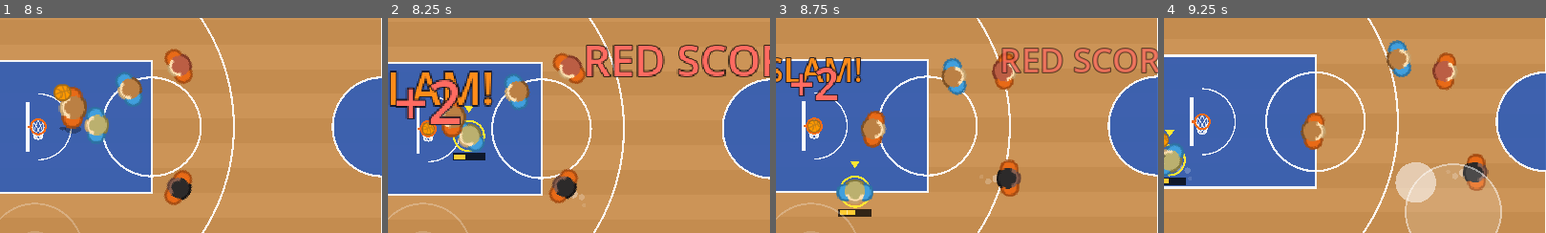
Above: before the commit, frames 1-4 (left to right).
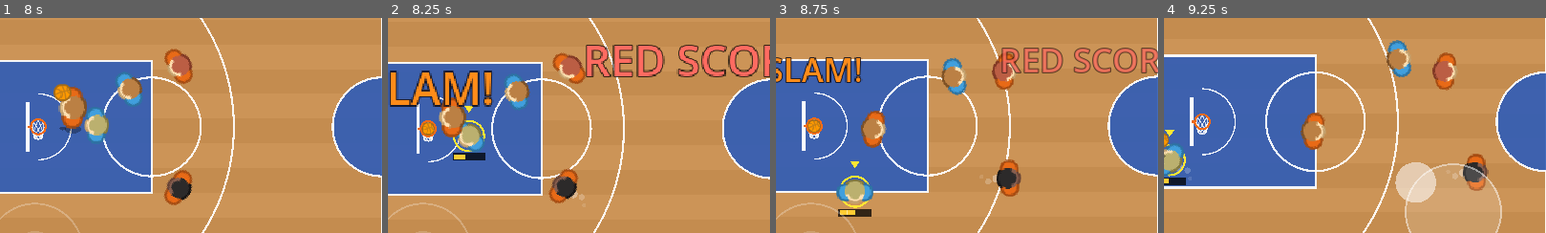
Above: after the commit, the same moments.

Repository: Kirmalo/road-trip-hoops
Game: Godot game, scene res://main.tscn
Same seed, same stepped clock (60 frames per second), same inputs: the game is played once before the commit and once after it.
Inputs (mouse positions are % of the whole screen's width and height, from its top left):
- Up to frame 1 (8 s): tap Enter at 0.5 s; move the mouse to (72, 45) at 0.52 s; hold D 0.53-1.25 s; tap J at 0.6, 5.1 s; click (72, 45) at 0.67 s; tap Space at 0.77, 3.77, 6.77 s; drag from (30, 55) to (45, 70) at 1.27 s; move the mouse to (60, 28) at 2.02 s; hold D 2.03-2.75 s; hold Shift 2.03-2.75 s; drag from (45, 70) to (20, 35) at 2.77 s; move the mouse to (80, 65) at 3.52 s; hold A 3.53-4.25 s; tap K at 3.6 s; drag from (20, 35) to (35, 25) at 4.27 s; move the mouse to (55, 50) at 5.02 s; hold S 5.03-5.75 s; click (55, 50) at 5.17 s; drag from (35, 25) to (30, 55) at 5.77 s; move the mouse to (72, 45) at 6.52 s; hold W 6.53-7.25 s; hold Shift 6.53-7.25 s; drag from (30, 55) to (45, 70) at 7.27 s
- Up to frame 2 (8.25 s): move the mouse to (60, 28) at 8.02 s; hold S from 8.03 s (still down); tap K at 8.1 s
- Up to frame 3 (8.75 s): keep holding S
- Up to frame 4 (9.25 s): release S at 8.75 s; drag from (45, 70) to (20, 35) at 8.77 s
The pictures show only the part of the screen within x 7-57%, y 25-75%; the shares and areas given below are measured in that part.

Frame 1 is identical in both runs. In frame 2, 1.6% of the frame differs, in the area x 2-19%, y 28-50%; in frame 3, 0.9%; in frame 4, nothing differs.

Commit message:
P1-07: on fire, no +2 popup on dunks, blocked rim attempts never count as makes
One player catches fire after 3 makes in a row (dunks and layups count), for both
teams. It ends on that player's miss (blocked shots included) or when the other team
scores. While on fire: wider green zone on the human shot meter, x1.15 make odds for
CPU jumpers and all rim shots, no stamina drain, flaming ball trail while the player
holds or shoots, and a flame ring around the player. ON FIRE! popup and fire sound.

A blocked dunk/layup is now swatted while still held (no release_shot), and a jump
shot blocked in the air takes its rolled make back off the stats, so makes equals
baskets scored. Stats: fire_starts_t0/t1, fire_shots, fire_makes, fire_ends,
fire_turbo_frames.

Co-Authored-By: Claude Opus 5.5 <noreply@anthropic.com>
Claude-Session: https://claude.ai/code/session_01K8WPuYbTD1xrCASynmgFd3

Diff:
--- a/scripts/main.gd
+++ b/scripts/main.gd
@@ -34,6 +34,11 @@
 const MSG_FONT_SIZE := 56            # center message font size
 const MSG_POP_TIME := 0.15           # center message scale-in time in seconds
 const MSG_POP_SCALE := 1.35          # center message start scale
+
+# on fire (P1-07)
+const FIRE_STREAK := 3               # makes in a row by one player (dunks and layups count) to catch fire
+const FIRE_COLOR := Color(1.0, 0.45, 0.1)   # "ON FIRE!" popup and the ball trail
+const FIRE_POPUP_SIZE := 52
 
 var hoops := [Vector2(5.25 * FT, COURT_H / 2), Vector2(COURT_W - 5.25 * FT, COURT_H / 2)]
 
@@ -61,6 +66,7 @@
 var chasers := []
 var key_a_down := false
 var stats := {}
+var _trail_on := false              # fire trail currently shown behind the ball
 
 func stat(k: String) -> void:
 	stats[k] = stats.get(k, 0) + 1
@@ -286,9 +292,28 @@
 	stat("shots")
 	stat("shot_d%d" % int(p.position.distance_to(hoop) / FT / 5) )
 	if made: stat("makes")
+	if p.on_fire:
+		stat("fire_shots")
+		if made: stat("fire_makes")
 	ball.shoot(p, hoop, made, pts)
 
+# a dunk or layup blocked at take-off: counts as a missed shot, the ball is swatted out of the shooter's hands
+func rim_shot_blocked(p, defender) -> void:
+	shot_clock_running = false
+	stat("shots")
+	if p.on_fire:
+		stat("fire_shots")
+	block_shot(defender)
+	on_shot_missed(p)
+
 func block_shot(defender) -> void:
+	if ball.state == ball.SHOT:
+		# a jump shot swatted in the air: it was rolled at release, so take a rolled make back off the books
+		if ball.shot_made:
+			stats["makes"] = stats.get("makes", 1) - 1
+			if ball.shooter != null and ball.shooter.on_fire:
+				stats["fire_makes"] = stats.get("fire_makes", 1) - 1
+		on_shot_missed(ball.shooter)
 	var away: Vector2 = (ball.position - defender.position).normalized()
 	ball.make_loose(ball.position, away * rng.randf_range(200.0, 300.0), ball.z, 80.0)
 	show_message("BLOCKED!")
@@ -301,13 +326,50 @@
 	show_message("%s %s!" % [TEAM_NAMES[shooter.team], "THREE" if pts == 3 else "SCORES"], SCORE_MSG_TIME,
 			TEAM_COLORS[shooter.team])
 	var hoop := attack_hoop(shooter.team)
-	fx.popup("+%d" % pts, hoop + Vector2(0, -SCORE_POPUP_RISE), TEAM_COLORS[shooter.team], SCORE_POPUP_SIZE)
+	if ball.shot_kind != "dunk":   # a dunk already shows "SLAM!"
+		fx.popup("+%d" % pts, hoop + Vector2(0, -SCORE_POPUP_RISE), TEAM_COLORS[shooter.team], SCORE_POPUP_SIZE)
 	audio.play("crowd")
+	_update_fire_on_make(shooter)
 	possession = 1 - shooter.team
 	_dead_ball(1 - shooter.team, 1.0)
 
-func on_shot_missed(_shooter) -> void:
-	pass
+func on_shot_missed(shooter) -> void:
+	if shooter == null:
+		return
+	shooter.make_streak = 0
+	if shooter.on_fire:
+		_end_fire(shooter)
+
+# ---------------- on fire ----------------
+
+func _update_fire_on_make(shooter) -> void:
+	# the other team scored: their hot hand cools off
+	for o in teams[1 - shooter.team]:
+		if o.on_fire:
+			_end_fire(o)
+	shooter.make_streak += 1
+	if shooter.make_streak >= FIRE_STREAK and not shooter.on_fire:
+		shooter.on_fire = true
+		stat("fire_starts_t%d" % shooter.team)
+		fx.popup("ON FIRE!", shooter.position + Vector2(0, -5.0 * FT), FIRE_COLOR, FIRE_POPUP_SIZE)
+		audio.play("fire")
+
+func _end_fire(p) -> void:
+	p.on_fire = false
+	p.make_streak = 0
+	stat("fire_ends")
+
+# flaming trail while an on-fire player holds or shoots the ball
+func _update_fire_trail() -> void:
+	var p = null
+	if ball.state == ball.HELD:
+		p = ball.holder
+	elif ball.state == ball.SHOT:
+		p = ball.shooter
+	var want: bool = p != null and p.on_fire
+	if want != _trail_on:
+		_trail_on = want
+		fx.set_trail(want, FIRE_COLOR)
 
 func do_pass(from_p, to_p) -> void:
 	if not from_p.has_ball() or to_p == from_p:
@@ -504,6 +566,7 @@
 		p.update(delta, is_human(p), input)
 	_separate_players()
 	ball.update(delta)
+	_update_fire_trail()
 
 	camera.position = ball.position
 	_update_hud()
--- a/scripts/player.gd
+++ b/scripts/player.gd
@@ -72,6 +72,18 @@
 var rim_quality := 1.0
 var rim_blocker = null            # defender who will block this one (decided at take-off)
 var cpu_rim_rolled := false       # CPU already decided layup-or-keep-going on this drive
+
+# ---- on fire (tuning; streak rules live in main.gd) ----
+const FIRE_GREEN_LO := 0.70       # human shot meter: green ("perfect") zone while on fire (normal 0.78..0.95)
+const FIRE_GREEN_HI := 1.0
+const GREEN_LO := 0.78            # normal green zone
+const GREEN_HI := 0.95
+const FIRE_SHOT_BONUS := 1.15     # make-odds multiplier for CPU jumpers and everyone's dunks/layups while on fire
+const FIRE_RING_COLOR := Color(1.0, 0.45, 0.1)
+
+var make_streak := 0              # makes in a row by this player
+var on_fire := false
+var fire_anim := 0.0
 
 # Offensive spots, in feet: (distance out from the baseline side of the hoop, sideways offset)
 const SPOTS := [
@@ -147,6 +159,8 @@
 	if look.length() > 1.0:
 		facing = lerp_angle(facing, look.angle(), min(1.0, 10.0 * delta))
 	sprite.rotation = facing
+	if on_fire:
+		fire_anim += delta
 	queue_redraw()
 
 # ---------------- turbo ----------------
@@ -174,7 +188,10 @@
 	turbo = want and not turbo_locked and not shooting
 	if turbo:
 		since_turbo = 0.0
-		stamina = maxf(0.0, stamina - STAMINA_DRAIN * delta)
+		if on_fire:
+			game.stat("fire_turbo_frames")   # on fire: stamina doesn't drain
+		else:
+			stamina = maxf(0.0, stamina - STAMINA_DRAIN * delta)
 		refill_wait = REFILL_DELAY
 		game.stat("turbo_frames_t%d" % team)
 		if stamina <= 0.0:
@@ -222,7 +239,7 @@
 	var quality := 1.0
 	if game.is_human(self):
 		var c := shot_charge
-		if c >= 0.78 and c <= 0.95:
+		if c >= green_lo() and c <= green_hi():
 			quality = 1.3
 			game.show_message("PERFECT RELEASE", 0.8)
 		elif c >= 0.6 and c <= 1.05:
@@ -231,12 +248,20 @@
 			quality = 0.6
 	else:
 		quality = game.rng.randf_range(0.85, 1.1)
+		if on_fire:
+			quality *= FIRE_SHOT_BONUS
 	# shaky jumper right after sprinting (not at the rim)
 	var hoop: Vector2 = game.attack_hoop(team)
 	if since_turbo <= TURBO_SHOT_WINDOW and position.distance_to(hoop) > TURBO_SHOT_EXEMPT_FT * game.FT:
 		quality *= TURBO_SHOT_PENALTY
 		game.stat("turbo_jumpers")
 	game.release_shot(self, quality)
+
+func green_lo() -> float:
+	return FIRE_GREEN_LO if on_fire else GREEN_LO
+
+func green_hi() -> float:
+	return FIRE_GREEN_HI if on_fire else GREEN_HI
 
 # ---------------- dunks and layups ----------------
 
@@ -298,21 +323,20 @@
 	var ball = game.ball
 	ball.next_shot_kind = rim_kind
 	if rim_blocker != null:
-		# blocked at the rim: the shot goes up (counts as a shot) and gets swatted
-		game.release_shot(self, 0.0)
-		if ball.state == ball.SHOT:
-			ball.shot_made = false
-			game.block_shot(rim_blocker)
-			game.stat("rim_blocks")
-			if game.fx:
-				game.fx.shake(4.0, 0.2)
+		# blocked at the rim: swatted out of the hands (counts as a missed shot, never as a make)
+		ball.next_shot_kind = ""
+		game.rim_shot_blocked(self, rim_blocker)
+		game.stat("rim_blocks")
+		if game.fx:
+			game.fx.shake(4.0, 0.2)
 		return
 	# aim the open make chance at DUNK_OPEN_PCT / LAYUP_OPEN_PCT; shot_probability() then applies its own
 	# openness penalty (about x0.55 with a defender on you)
 	var d_ft: float = position.distance_to(game.attack_hoop(team)) / game.FT
 	var base := 0.66 if d_ft < 5.0 else maxf(0.02, 0.52 - (d_ft - 5.0) * 0.0075)  # mirrors main.shot_probability
 	var target := DUNK_OPEN_PCT if rim_kind == "dunk" else LAYUP_OPEN_PCT
-	game.release_shot(self, target / base * rim_quality)
+	var fire_mult := FIRE_SHOT_BONUS if on_fire else 1.0
+	game.release_shot(self, target / base * rim_quality * fire_mult)
 	if ball.state == ball.SHOT:
 		ball.blocked_checked = true  # the take-off contest replaces the CPU jump-shot contest
 
@@ -493,6 +517,8 @@
 		draw_set_transform(Vector2(0, 4), 0, Vector2(1, 0.55))
 		draw_circle(Vector2.ZERO, sr, Color(0, 0, 0, 0.3))
 		draw_set_transform(Vector2.ZERO, 0, Vector2.ONE)
+	if on_fire:
+		draw_fire_ring()
 	if turbo and velocity.length() > 20.0:
 		# dust puffs behind a sprinting player
 		var back := -velocity.normalized()
@@ -521,6 +547,25 @@
 		var w := 56.0
 		var o := Vector2(-w / 2, -58)
 		draw_rect(Rect2(o, Vector2(w, 10)), Color(0, 0, 0, 0.7))
-		draw_rect(Rect2(o + Vector2(w * 0.78 / 1.2, 0), Vector2(w * 0.17 / 1.2, 10)), Color(0.2, 0.9, 0.3))
+		var glo := green_lo()
+		var gcol := Color(1.0, 0.6, 0.15) if on_fire else Color(0.2, 0.9, 0.3)
+		draw_rect(Rect2(o + Vector2(w * glo / 1.2, 0), Vector2(w * (green_hi() - glo) / 1.2, 10)), gcol)
 		var c: float = min(shot_charge, 1.2) / 1.2
 		draw_rect(Rect2(o + Vector2(w * c - 2, -3), Vector2(4, 16)), Color.WHITE)
+
+# flickering flame ring on the floor around an on-fire player (visible without the ball)
+func draw_fire_ring() -> void:
+	var t := fire_anim
+	var r := 26.0 + 1.5 * sin(t * 9.0)
+	draw_arc(Vector2.ZERO, r, 0, TAU, 40, Color(1.0, 0.25, 0.05, 0.85), 4.0)
+	draw_arc(Vector2.ZERO, r - 3.0, 0, TAU, 40, Color(1.0, 0.75, 0.2, 0.9), 2.0)
+	var n := 8
+	for i in n:
+		var a: float = TAU * float(i) / float(n) + t * 1.5
+		var h: float = 9.0 + 4.0 * sin(t * 13.0 + float(i) * 1.7)
+		var dir := Vector2.from_angle(a)
+		var side := dir.orthogonal() * 4.0
+		var base := dir * r
+		var flame := PackedVector2Array([base - side, base + side, base + dir * h])
+		var col := FIRE_RING_COLOR if i % 2 == 0 else Color(1.0, 0.8, 0.2)
+		draw_colored_polygon(flame, col)
